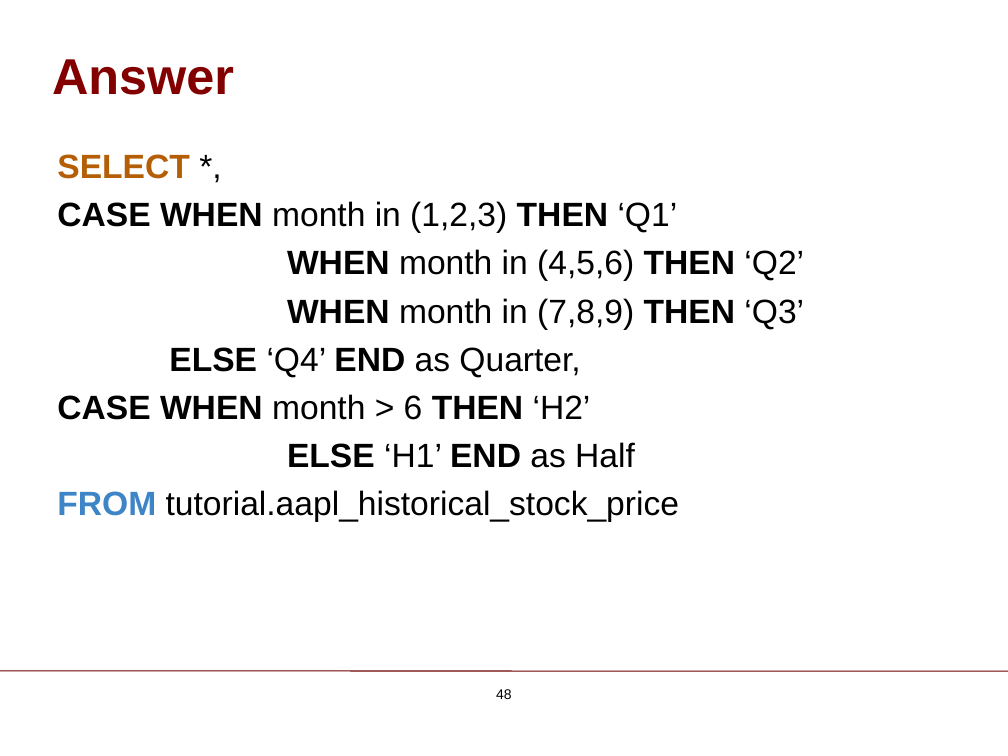
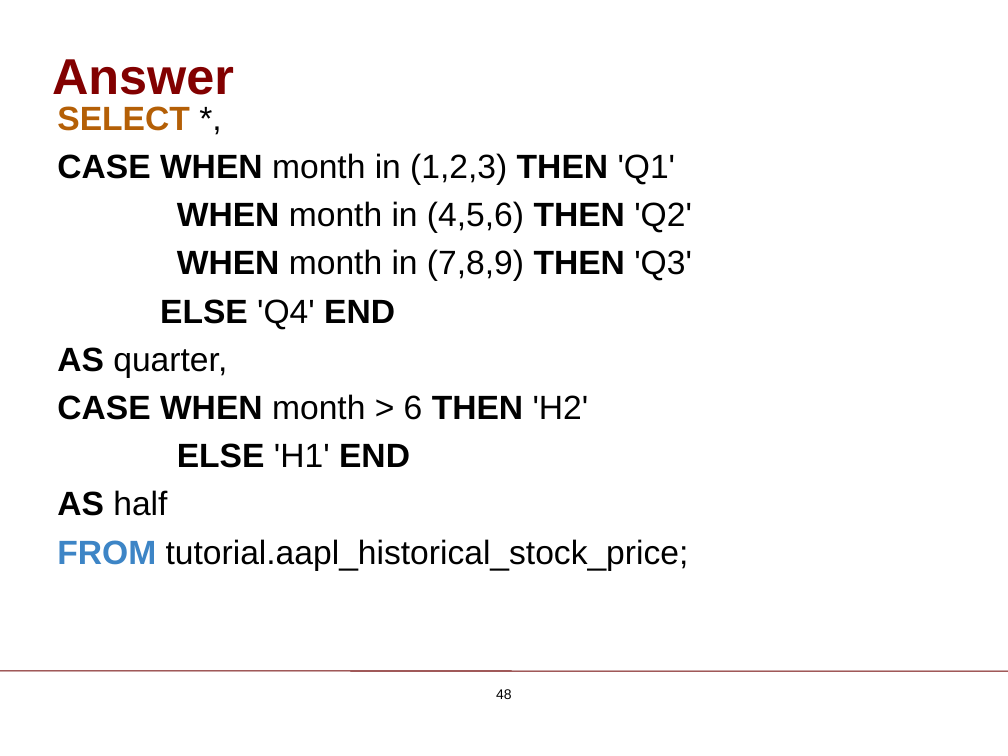
Before and after one commit to ChicagoBoothAnalytics/site, a slide deck: slide 48 of zzz MEDIA/SQL Basics.pptx. Drawn at 1008x756 pixels with LibreOffice and Linux fonts; fonts in the diff are those of the drawing; background and template pictures are left out. Boxes give left, top, right and bottom in pixels: in the first picture for what was removed or moved away, otherwise in the second. Text is boxed around its words. In the diff, an @@ line names an element or a change of style, - is before the commit and + after.

```diff
--- a/zzz MEDIA/SQL Basics.pptx
+++ b/zzz MEDIA/SQL Basics.pptx
@@ text at bbox=[57, 153, 692, 571]: text changed @@
-CASE WHEN month in (1,2,3) THEN ‘Q1’
-WHEN month in (4,5,6) THEN ‘Q2’
-WHEN month in (7,8,9) THEN ‘Q3’
-ELSE ‘Q4’ END as Quarter,
-CASE WHEN month > 6 THEN ‘H2’
-ELSE ‘H1’ END as Half
-FROM tutorial.aapl_historical_stock_price
+CASE WHEN month in (1,2,3) THEN 'Q1'
+WHEN month in (4,5,6) THEN 'Q2'
+WHEN month in (7,8,9) THEN 'Q3'
+ELSE 'Q4' END
+AS quarter,
+CASE WHEN month > 6 THEN 'H2'
+ELSE 'H1' END
+AS half
+FROM tutorial.aapl_historical_stock_price;
```
Also in this commit, not shown: 43 other slides changed, 1 other file.
